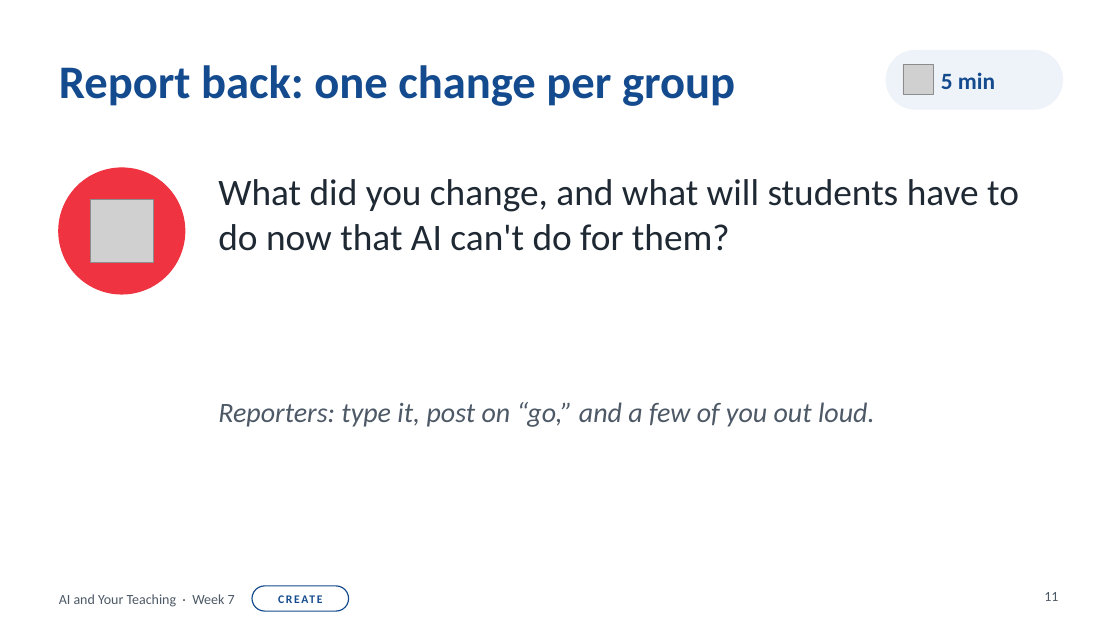
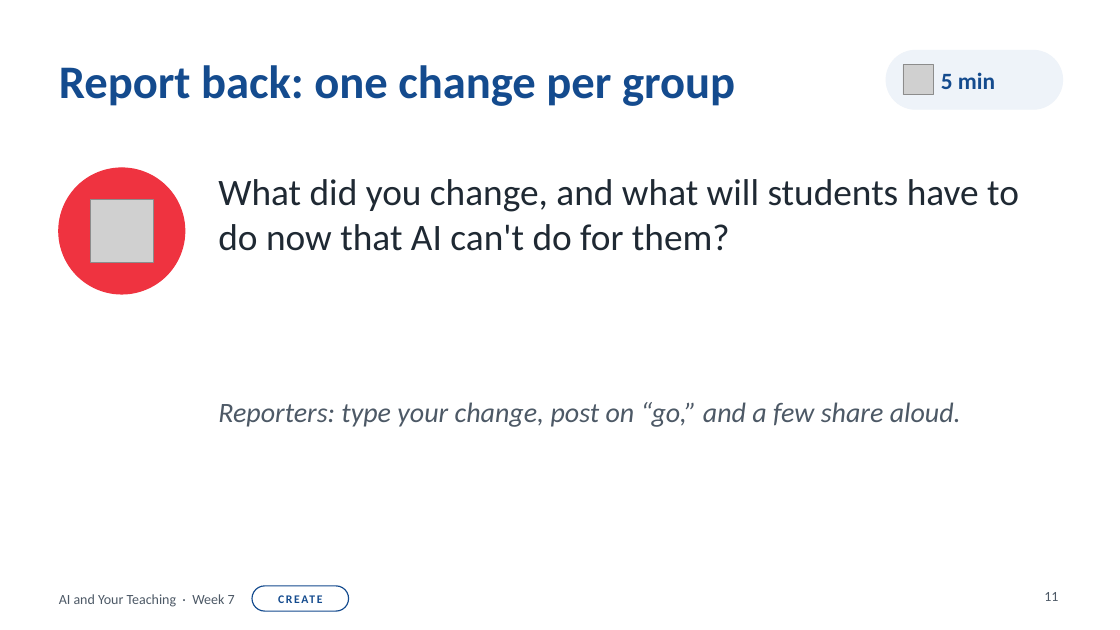
Before and after one commit to OCTC-ID/avte-ai-workbook, a slide deck: slide 11 of downloads/AI-and-Your-Teaching-Week7-slides.pptx. Drawn at 1120x630 pixels with LibreOffice and Linux fonts; fonts in the diff are those of the drawing; grey boxes stand for pictures; background and template pictures are left out. Boxes give left, top, right and bottom in pixels: in the first picture for what was removed or moved away, otherwise in the second. Text is boxed around its words. In the diff, an @@ line names an element or a change of style, - is before the commit and + after.

```diff
--- a/downloads/AI-and-Your-Teaching-Week7-slides.pptx
+++ b/downloads/AI-and-Your-Teaching-Week7-slides.pptx
@@ text at <box>218,402,961,427</box>: text changed @@
-Reporters: type it, post on “go,” and a few of you out loud.
+Reporters: type your change, post on “go,” and a few share aloud.
```
Also in this commit, not shown: 1 other slide changed.
